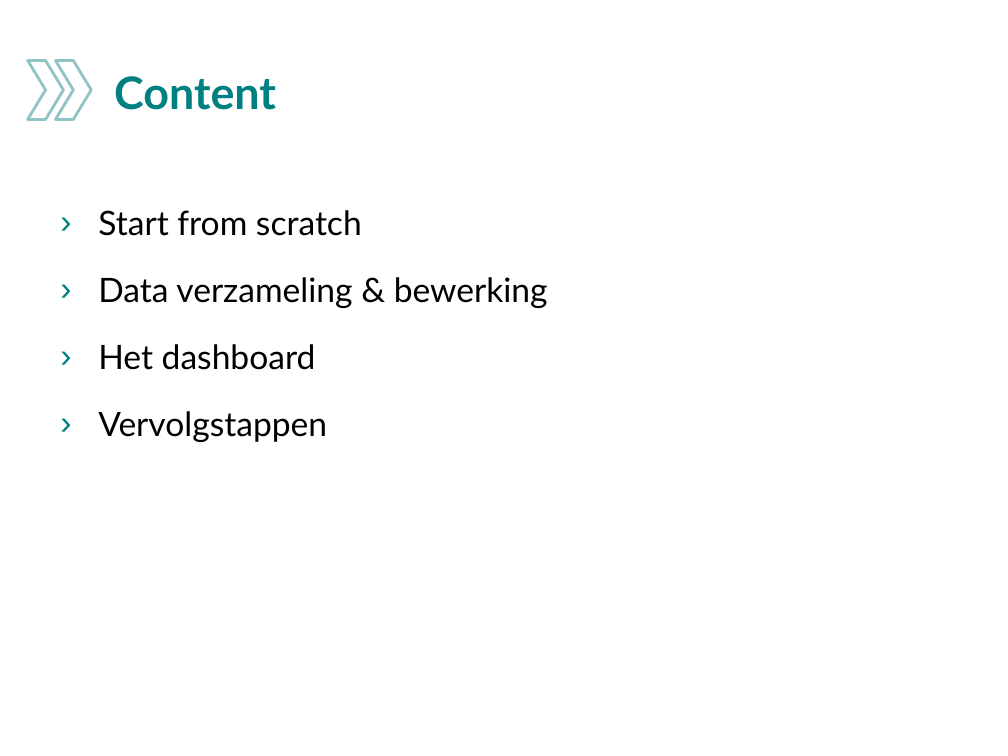
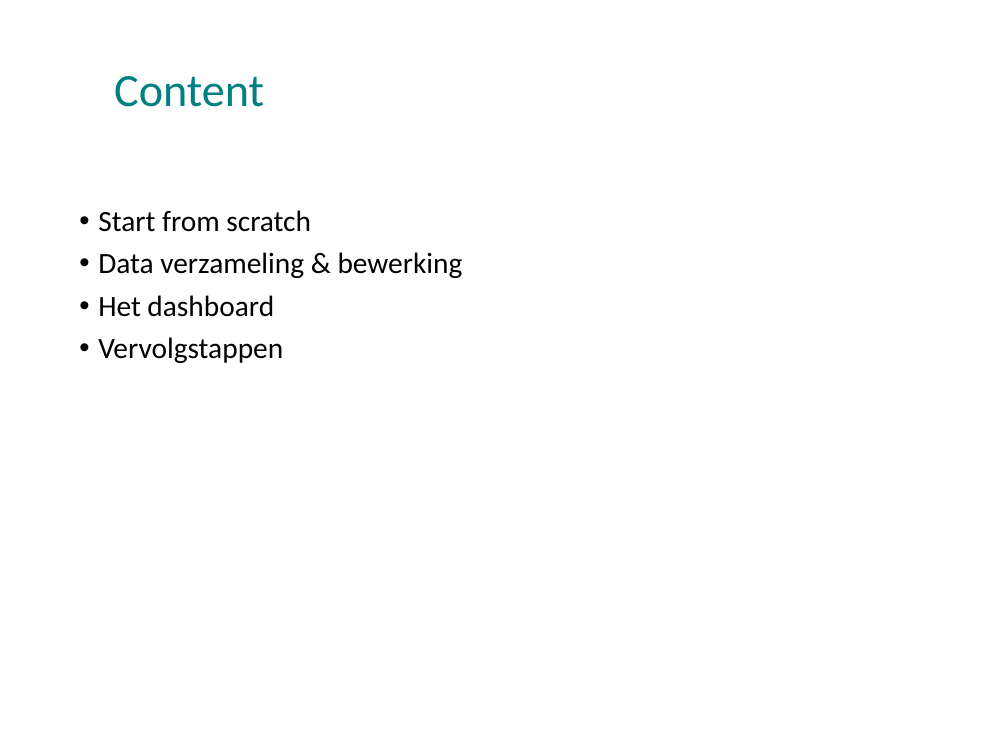
Before and after one commit to esquire900/hackaton-2020, a slide deck: slide 4 of presentatie.pptx. Drawn at 1008x756 pixels with LibreOffice and Linux fonts; fonts in the diff are those of the drawing; background and template pictures are left out. Boxes give left, top, right and bottom in pixels: in the first picture for what was removed or moved away, otherwise in the second. Text is boxed around its words. In the diff, an @@ line names an element or a change of style, - is before the commit and + after.

```diff
--- a/presentatie.pptx
+++ b/presentatie.pptx
@@ title "Content" at [114, 76, 264, 107]: size 32 to 33 pt, font Lato to Calibri, bold off; line spacing 1 to 0.9 @@
@@ chevron removed at [28, 60, 64, 119] @@
@@ chevron removed at [55, 60, 91, 119] @@
@@ text "Start from scratch" at [98, 210, 463, 363]: size 24 to 21 pt, font Lato to Calibri; bullet › to •; line spacing 1.5 to 0.9; more space between paragraphs @@
```
Also in this commit, not shown: 12 other slides changed, 1 slide added, 2 slides removed, 2 other files.
